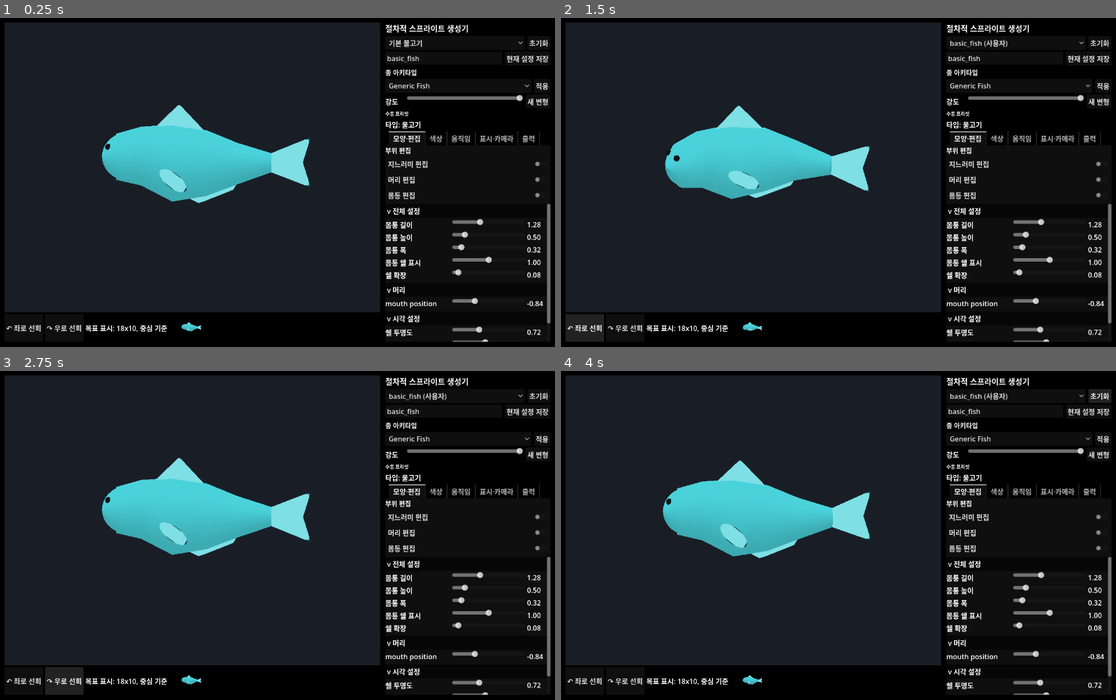
Above: before the commit, frames 1-4 (two rows, left to right).
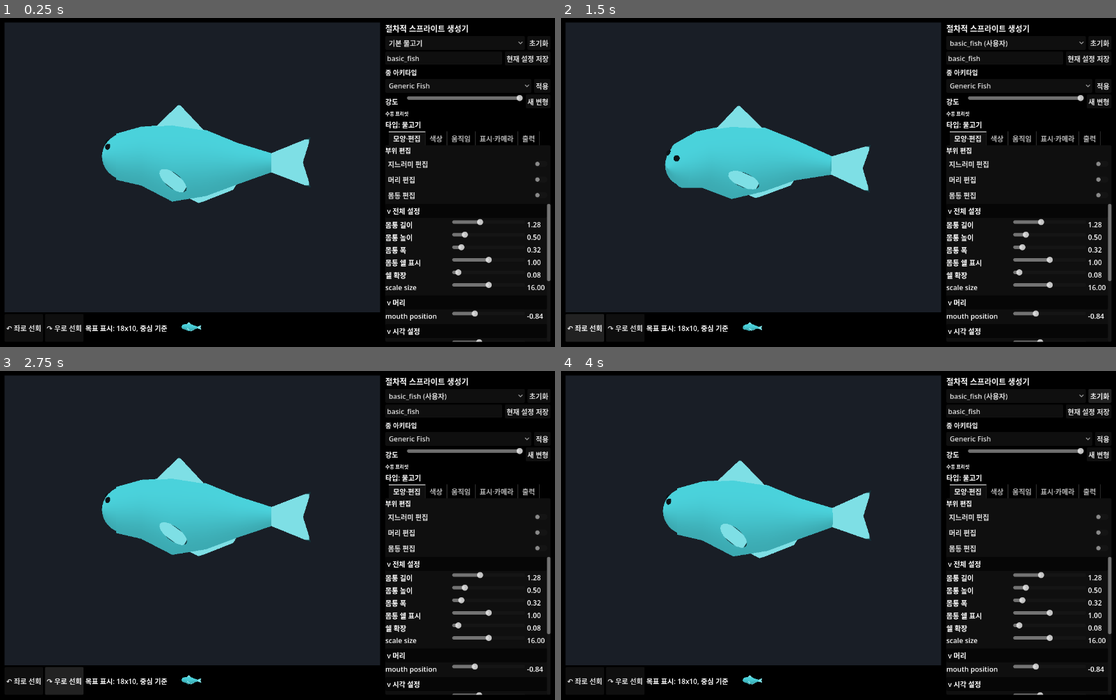
Above: after the commit, the same moments.

Repository: currywhaleshark/aquarium_sprite_mock-up_generator
Game: Godot game, scene res://scenes/Main.tscn
The game is run twice, just before and just after one commit, with the same random seed, the same clock (stepped at 60 frames per second) and the same inputs.
Inputs:
- Up to frame 1 (0.25 s): no input
- Up to frame 2 (1.5 s): click "현재 설정 저장" at 0.5 s; click "↶ 좌로 선회" at 1.25 s
- Up to frame 3 (2.75 s): click "↷ 우로 선회" at 2 s
- Up to frame 4 (4 s): click "basic_fish (사용자)" at 2.75 s; click "초기화" at 3.5 s

The runs differ from the first frame. In frame 1, 0.9% of the frame differs, in the area x 69-100%, y 79-99%; in frame 2, 0.9%; in frame 3, 0.9%; in frame 4, 0.9%.

Commit message:
Add body surface material controls

Diff:
--- a/scripts/creature/BodyProfile.gd
+++ b/scripts/creature/BodyProfile.gd
@@ -149,7 +149,13 @@
 	"iridescence_strength": 0.0,
 	"iridescence_color": "#bfe9ff",
 	"iridescence_frequency": 2.0,
-	"wetness": 0.0
+	"wetness": 0.0,
+	"scale_strength": 0.0,
+	"scale_size": 16.0,
+	"lateral_line_strength": 0.0,
+	"pearlscale_strength": 0.0,
+	"metallic_scale_strength": 0.0,
+	"emissive_marking_strength": 0.0
 }
 
 static func swim_mode_names() -> Array[String]:
@@ -343,7 +349,8 @@
 		"pattern_type", "pattern_color", "pattern_scale_x", "pattern_scale_y",
 		"pattern_intensity", "belly_height", "belly_slope",
 		"iridescence_strength", "iridescence_color", "iridescence_frequency",
-		"wetness"
+		"wetness", "scale_strength", "scale_size", "lateral_line_strength",
+		"pearlscale_strength", "metallic_scale_strength", "emissive_marking_strength"
 	])
 	for key in ["archetype_id", "archetype_strength", "variant_seed", "marking_layers"]:
 		if parameters.has(key):
--- a/scripts/materials/ToonMaterialFactory.gd
+++ b/scripts/materials/ToonMaterialFactory.gd
@@ -26,6 +26,12 @@
 	material.set_shader_parameter("iridescence_color", _as_color(parameters.get("iridescence_color", "#bfe9ff")))
 	material.set_shader_parameter("iridescence_frequency", clampf(float(parameters.get("iridescence_frequency", 2.0)), 0.1, 10.0))
 	material.set_shader_parameter("wetness", clampf(float(parameters.get("wetness", 0.0)), 0.0, 1.0))
+	material.set_shader_parameter("scale_strength", clampf(float(parameters.get("scale_strength", 0.0)), 0.0, 1.0))
+	material.set_shader_parameter("scale_size", clampf(float(parameters.get("scale_size", 16.0)), 4.0, 64.0))
+	material.set_shader_parameter("lateral_line_strength", clampf(float(parameters.get("lateral_line_strength", 0.0)), 0.0, 1.0))
+	material.set_shader_parameter("pearlscale_strength", clampf(float(parameters.get("pearlscale_strength", 0.0)), 0.0, 1.0))
+	material.set_shader_parameter("metallic_scale_strength", clampf(float(parameters.get("metallic_scale_strength", 0.0)), 0.0, 1.0))
+	material.set_shader_parameter("emissive_marking_strength", clampf(float(parameters.get("emissive_marking_strength", 0.0)), 0.0, 1.0))
 	var marking_uniforms := SpeciesMarkingLayerScript.encode_uniforms(parameters.get("marking_layers", []))
 	for key in marking_uniforms.keys():
 		material.set_shader_parameter(String(key), marking_uniforms[key])
--- a/scripts/tools/PatternTest.gd
+++ b/scripts/tools/PatternTest.gd
@@ -73,6 +73,12 @@
 		"iridescence_color": "#ccddee",
 		"iridescence_frequency": 3.5,
 		"wetness": 0.8,
+		"scale_strength": 0.36,
+		"scale_size": 18.0,
+		"lateral_line_strength": 0.41,
+		"pearlscale_strength": 0.22,
+		"metallic_scale_strength": 0.33,
+		"emissive_marking_strength": 0.44,
 		"body_height": 0.6,
 		"body_length": 1.3
 	})
@@ -87,6 +93,12 @@
 	assert(material.get_shader_parameter("iridescence_color") is Color)
 	assert(abs(float(material.get_shader_parameter("iridescence_frequency")) - 3.5) < 0.0001)
 	assert(abs(float(material.get_shader_parameter("wetness")) - 0.8) < 0.0001)
+	assert(abs(float(material.get_shader_parameter("scale_strength")) - 0.36) < 0.0001)
+	assert(abs(float(material.get_shader_parameter("scale_size")) - 18.0) < 0.0001)
+	assert(abs(float(material.get_shader_parameter("lateral_line_strength")) - 0.41) < 0.0001)
+	assert(abs(float(material.get_shader_parameter("pearlscale_strength")) - 0.22) < 0.0001)
+	assert(abs(float(material.get_shader_parameter("metallic_scale_strength")) - 0.33) < 0.0001)
+	assert(abs(float(material.get_shader_parameter("emissive_marking_strength")) - 0.44) < 0.0001)
 	assert(material.get_shader_parameter("base_color") is Color)
 	assert(material.get_shader_parameter("belly_color") is Color)
 	assert(material.get_shader_parameter("pattern_color") is Color)
@@ -114,7 +126,13 @@
 		"iridescence_strength": 0.55,
 		"iridescence_color": "#aabbcc",
 		"iridescence_frequency": 4.0,
-		"wetness": 0.65
+		"wetness": 0.65,
+		"scale_strength": 0.3,
+		"scale_size": 15.0,
+		"lateral_line_strength": 0.25,
+		"pearlscale_strength": 0.2,
+		"metallic_scale_strength": 0.4,
+		"emissive_marking_strength": 0.45
 	}
 	var split := BodyProfileScript.split_parameters_into_profiles(params, {"name": "round_trip"})
 	var visual: Dictionary = split.get("visual_profile", {})
@@ -129,6 +147,12 @@
 	assert(String(visual.get("iridescence_color", "")) == "#aabbcc")
 	assert(abs(float(visual.get("iridescence_frequency", 0.0)) - 4.0) < 0.0001)
 	assert(abs(float(visual.get("wetness", 0.0)) - 0.65) < 0.0001)
+	assert(abs(float(visual.get("scale_strength", 0.0)) - 0.3) < 0.0001)
+	assert(abs(float(visual.get("scale_size", 0.0)) - 15.0) < 0.0001)
+	assert(abs(float(visual.get("lateral_line_strength", 0.0)) - 0.25) < 0.0001)
+	assert(abs(float(visual.get("pearlscale_strength", 0.0)) - 0.2) < 0.0001)
+	assert(abs(float(visual.get("metallic_scale_strength", 0.0)) - 0.4) < 0.0001)
+	assert(abs(float(visual.get("emissive_marking_strength", 0.0)) - 0.45) < 0.0001)
 
 	var rebuilt := BodyProfileScript.make_parameters_from_structured_preset(split)
 	assert(String(rebuilt.get("pattern_type", "")) == "zebra")
@@ -136,6 +160,8 @@
 	assert(abs(float(rebuilt.get("belly_height", 0.0)) - 0.35) < 0.0001)
 	assert(abs(float(rebuilt.get("belly_slope", 0.0)) - 0.18) < 0.0001)
 	assert(abs(float(rebuilt.get("iridescence_strength", 0.0)) - 0.55) < 0.0001)
+	assert(abs(float(rebuilt.get("scale_strength", 0.0)) - 0.3) < 0.0001)
+	assert(abs(float(rebuilt.get("metallic_scale_strength", 0.0)) - 0.4) < 0.0001)
 
 func _test_visual_defaults_injected() -> void:
 	# A preset saved before this feature has no pattern keys; defaults must appear
@@ -155,3 +181,9 @@
 	assert(legacy.has("iridescence_color"))
 	assert(legacy.has("iridescence_frequency"))
 	assert(legacy.has("wetness"))
+	assert(legacy.has("scale_strength"))
+	assert(legacy.has("scale_size"))
+	assert(legacy.has("lateral_line_strength"))
+	assert(legacy.has("pearlscale_strength"))
+	assert(legacy.has("metallic_scale_strength"))
+	assert(legacy.has("emissive_marking_strength"))
--- a/shaders/fish_body_toon.gdshader
+++ b/shaders/fish_body_toon.gdshader
@@ -40,6 +40,12 @@
 
 // Wet mucus layer: a smooth clearcoat lobe over the toon body. Defaults off.
 uniform float wetness : hint_range(0.0, 1.0) = 0.0;
+uniform float scale_strength : hint_range(0.0, 1.0) = 0.0;
+uniform float scale_size : hint_range(4.0, 64.0) = 16.0;
+uniform float lateral_line_strength : hint_range(0.0, 1.0) = 0.0;
+uniform float pearlscale_strength : hint_range(0.0, 1.0) = 0.0;
+uniform float metallic_scale_strength : hint_range(0.0, 1.0) = 0.0;
+uniform float emissive_marking_strength : hint_range(0.0, 1.0) = 0.0;
 
 // Species marking layers. Fixed slots keep the material contract explicit and
 // deterministic for Godot 4 shader parameters.
@@ -228,7 +234,7 @@
 void apply_marking_layer(inout vec3 col, int kind, vec4 color, vec4 rect, vec4 params, float u, float up) {
 	float mask = marking_layer_mask(kind, rect, params, u, up) * clamp(params.x, 0.0, 1.0);
 	col = mix(col, color.rgb, mask * color.a);
-	col += color.rgb * mask * clamp(params.z, 0.0, 1.0) * 0.35;
+	col += color.rgb * mask * clamp(params.z + emissive_marking_strength, 0.0, 1.0) * 0.35;
 }
 
 void vertex() {
@@ -262,6 +268,21 @@
 	if (count > 6) { apply_marking_layer(col, marking_type_6, marking_color_6, marking_rect_6, marking_params_6, v_long, up); }
 	if (count > 7) { apply_marking_layer(col, marking_type_7, marking_color_7, marking_rect_7, marking_params_7, v_long, up); }
 
+	// 2c. Species surface readability. These are stylized and UV-locked, giving
+	// small sprites a hint of scales without needing texture maps or lighting.
+	float scale_columns = max(scale_size, 1.0);
+	float scale_rows = max(scale_size * 0.55, 1.0);
+	float scale_grid = max(abs(sin(v_long * scale_columns * TAU)), abs(sin(v_circ * scale_rows * TAU)));
+	float scale_edge = smoothstep(0.93, 0.995, scale_grid);
+	col = mix(col, col * 0.78, scale_edge * scale_strength * 0.28);
+	float pearl_cell = pnoise(vec2(v_long * scale_columns, v_circ * scale_rows), scale_rows);
+	float pearl = smoothstep(0.58, 0.9, pearl_cell) * pearlscale_strength;
+	col += vec3(1.0, 0.94, 0.78) * pearl * 0.18;
+	float metallic_band = 0.5 + 0.5 * sin((v_long * scale_columns * 0.5 + up * 0.35) * TAU);
+	col += vec3(1.0, 0.88, 0.52) * metallic_band * metallic_scale_strength * 0.14;
+	float lateral = 1.0 - smoothstep(0.035, 0.09, abs(up - 0.08));
+	col += vec3(0.68, 0.9, 1.0) * lateral * lateral_line_strength * 0.26;
+
 	// 3. Soft surface form: a gentle top->bottom shade read from the body's own up
 	// vector. Surface-driven, so it gives a hint of volume without any scene light
 	// and reads the same on head and body.
